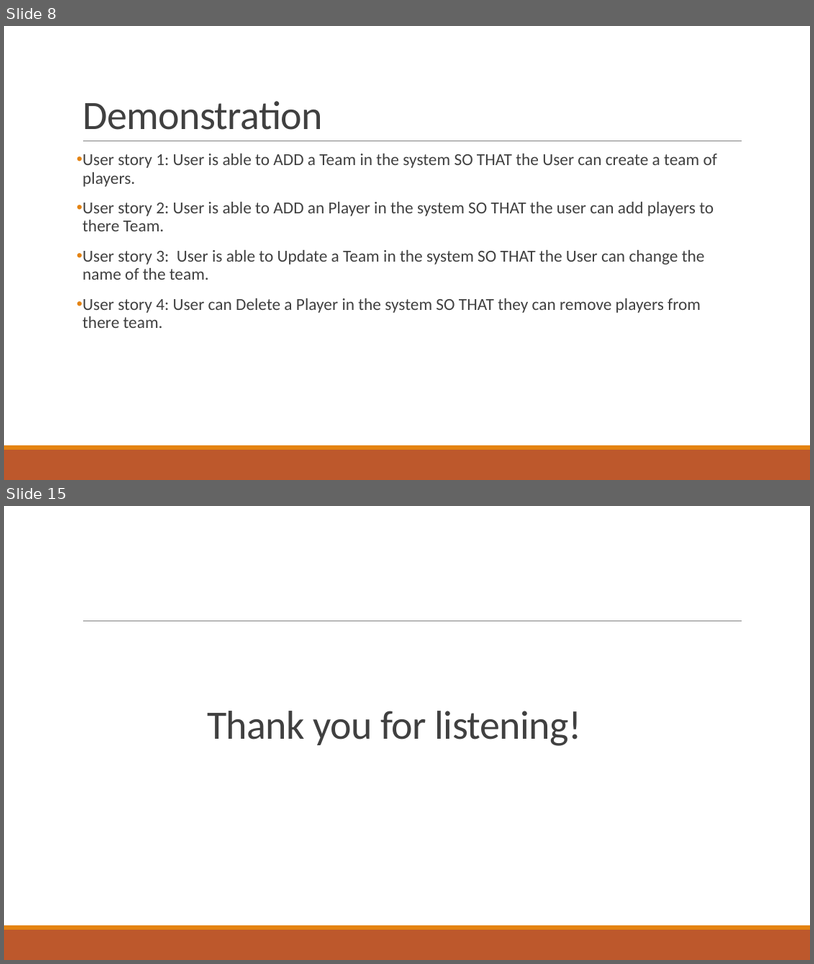
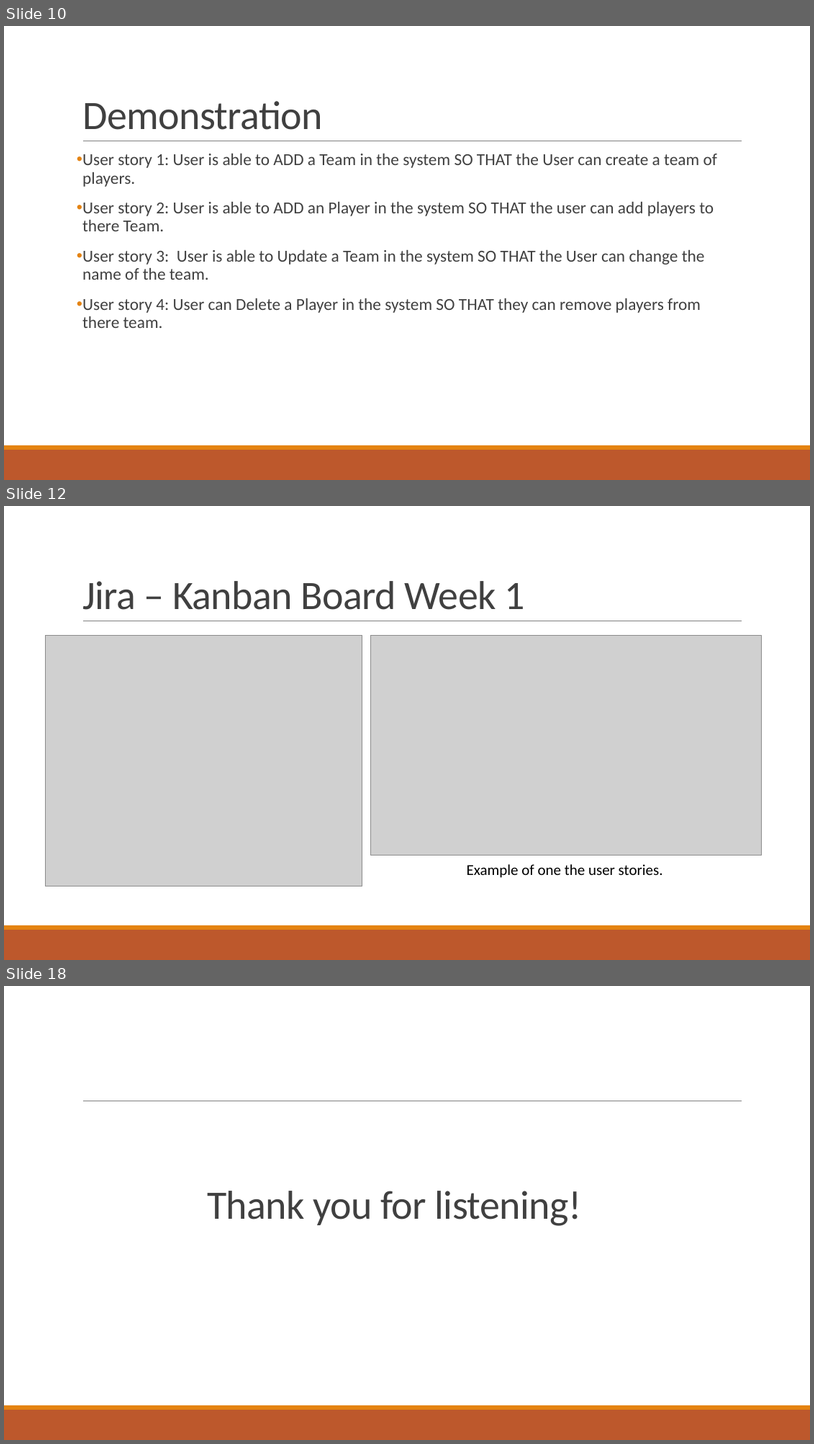
Before and after one commit to HaarismoghalQA/HobbyProject, a slide deck: Documentation/HobbyProject.pptx. Shown one above the other, each under a label of ours: slides 8 and 15 before the commit, slides 10, 12 and 18 after it; the slides between them are not shown. The pictures are 814x964 and 814x1444 pixels, drawn with LibreOffice and Linux fonts; fonts in the diff are those of the drawing; grey boxes stand for pictures. Boxes give left, top, right and bottom in pixels: in the first picture for what was removed or moved away, otherwise in the second. Text is boxed around its words. In the diff, an @@ line names an element or a change of style, - is before the commit and + after.

```diff
--- a/Documentation/HobbyProject.pptx
+++ b/Documentation/HobbyProject.pptx
@@ slide 12 added at (4,506,810,960), background #FFFFFF; not listed: 3 template elements that a slide beside it also shows @@
@@ title added at (82,581,525,610), 48 pt, text #404040 @@
+Jira – Kanban Board Week 1
@@ picture added at (45,636,363,886) @@
@@ picture added at (370,636,762,855) @@
@@ text added at (467,864,664,878), 18 pt, text #000000 @@
+Example of one the user stories.
@@ what was slide 8 is now slide 10 @@
@@ what was slide 15 is now slide 18 @@
```
Also in this commit, not shown: 7 slides changed, 3 other slides added, 1 slide removed, 8 other files.
